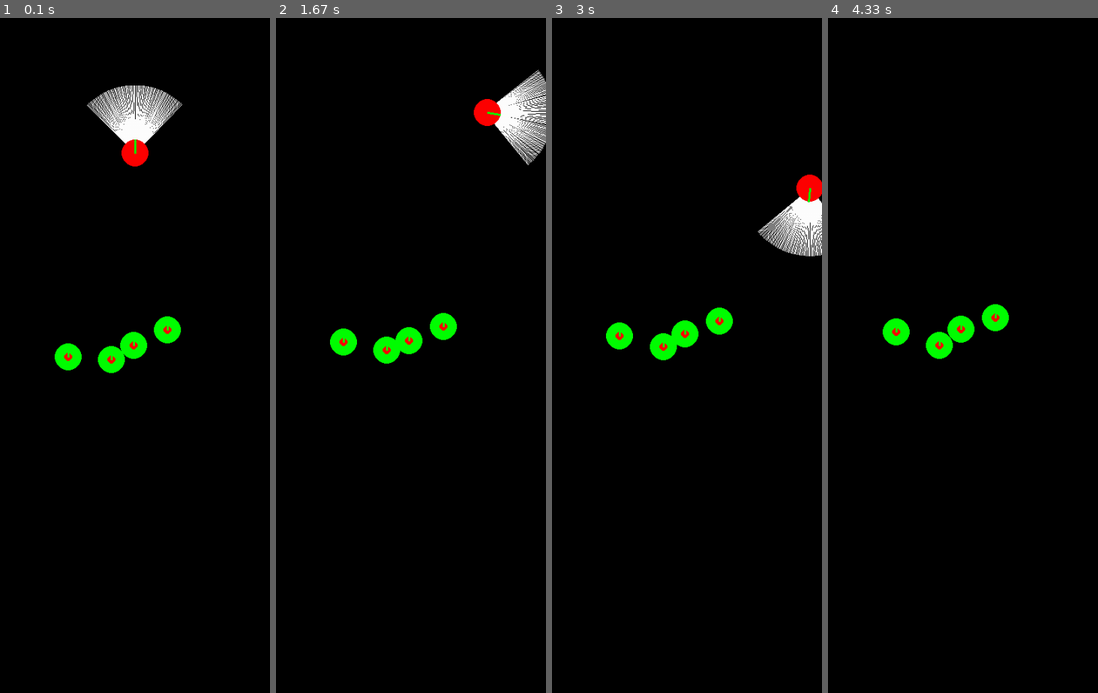
Above: before the commit, frames 1-4 (left to right).
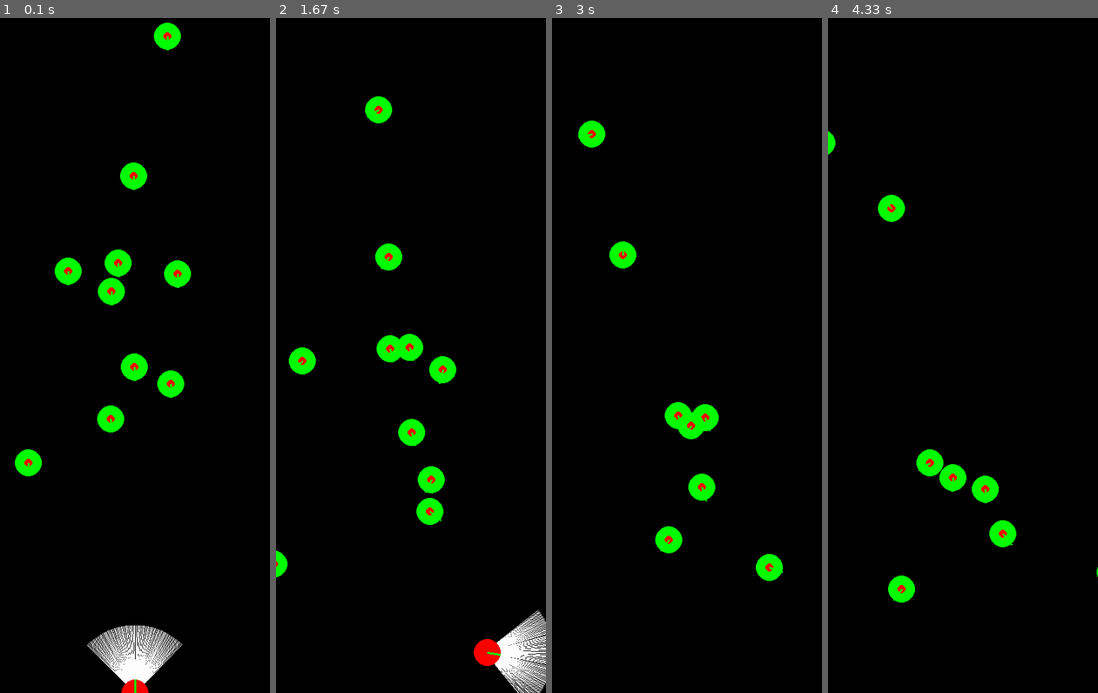
Above: after the commit, the same moments.

Repository: CEK19/Autonomous-Car
Game: pygame game, started from src/objectMovementDetection/main.py
Two runs of this game, one before a commit and one after it. Both use one fixed random seed, a clock stepped at 60 frames per second and the inputs below.
Inputs:
- Up to frame 1 (0.1 s): no input
- Up to frame 2 (1.67 s): hold D 0.33-0.8 s; hold W 0.83-1.3 s; hold D from 1.33 s (still down)
- Up to frame 3 (3 s): release D at 1.8 s; hold A 1.83-2.37 s; hold S 2.4-2.87 s; hold A from 2.9 s (still down)
- Up to frame 4 (4.33 s): release A at 3.37 s; hold W 3.4-3.87 s; hold D from 3.9 s (still down)

The runs differ from the first frame. In frame 1, 8.7% of the frame differs, in the area x 5-71%, y 0-100%; in frame 2, 7.4%; in frame 3, 5.4%; in frame 4, 3.3%.

Commit message:
#11 1/11/2022: update random for obstacle

Diff:
--- a/src/objectMovementDetection/const.py
+++ b/src/objectMovementDetection/const.py
@@ -1,7 +1,5 @@
-import imp
+import math
 
-
-import math
 
 class GameSettingParam:
     CAPTION = "Reinforcement Learning"
@@ -16,17 +14,11 @@
     ACCELERATION_FORWARD = 10
     ACCELERATION_ROTATE = 0.05
 
-    OBSTACLE_ACCELERATION_FORWARD = 10
-    OBSTACLE_ACCELERATION_ROTATE = 0.05
-
     WIDTH = 16
     HEIGHT = 30
 
-    INITIAL_X = 200
-    INITIAL_Y = 200
-
-    INITIAL_OBSTACLE_X = GameSettingParam.WIDTH//2
-    INITIAL_OBSTACLE_Y = GameSettingParam.HEIGHT//2
+    INITIAL_X = GameSettingParam.WIDTH//2
+    INITIAL_Y = GameSettingParam.HEIGHT
 
     MAX_VELOCITY = 200
     MAX_ROTATION_VELOCITY = 20
@@ -38,12 +30,17 @@
     RADIUS_LIDAR = 100
 
     INC_ROTATION_VELO = "INC_ROTATION_VELO"
-    DESC_ROTATION_VELO="DESC_ROTATION_VELO"
-    STOP="STOP"
-    INC_FORWARD_VELO="INC_FORWARD_VELO"
-    DESC_FORWARD_VELO="DESC_FORWARD_VELO"
+    DESC_ROTATION_VELO = "DESC_ROTATION_VELO"
+    STOP = "STOP"
+    INC_FORWARD_VELO = "INC_FORWARD_VELO"
+    DESC_FORWARD_VELO = "DESC_FORWARD_VELO"
 
-
+class ObstacleParam:
+    NUMBER_OF_OBSTACLES = 10
+    OBSTACLE_ACCELERATION_FORWARD = 50
+    OBSTACLE_ACCELERATION_ROTATE = 0.5
+    INITIAL_OBSTACLE_X = GameSettingParam.WIDTH//2
+    INITIAL_OBSTACLE_Y = 0
 class CustomColor:
     BLACK = (0, 0, 0)
     WHITE = (255, 255, 255)
--- a/src/objectMovementDetection/main.py
+++ b/src/objectMovementDetection/main.py
@@ -120,10 +120,18 @@
         super().__init__(maxVelocity=PlayerParam.MAX_VELOCITY,
                          maxRotationVelocity=PlayerParam.MAX_ROTATION_VELOCITY)
 
-        self.xPos, self.yPos = PlayerParam.INITIAL_OBSTACLE_X + random.randint(-int(0.8*PlayerParam.INITIAL_OBSTACLE_X), int(
-            0.8*PlayerParam.INITIAL_OBSTACLE_X)), PlayerParam.INITIAL_OBSTACLE_Y + random.randint(-40, 40)
+        self.xPos = ObstacleParam.INITIAL_OBSTACLE_X + random.randint(-int(0.8*ObstacleParam.INITIAL_OBSTACLE_X), int(
+            0.8*ObstacleParam.INITIAL_OBSTACLE_X))
+
+        self.yPos = ObstacleParam.INITIAL_OBSTACLE_Y + random.randint(0, int(
+            0.7*GameSettingParam.HEIGHT))
+
         self.circleRect = pygame.draw.circle(
             GLOBAL_SCREEN, CustomColor.GREEN, (self.xPos, self.yPos), PlayerParam.RADIUS_OBJECT)
+        self.currAngle = 0
+
+        # Is random ?
+        self.randomVelo = False
 
     def _playerInput(self):
         keys = [PlayerParam.INC_ROTATION_VELO,
@@ -131,21 +139,31 @@
                 PlayerParam.STOP,
                 PlayerParam.INC_FORWARD_VELO,
                 PlayerParam.DESC_FORWARD_VELO]
-        choosedKey = keys[random.choice(range(len(keys)))]
+        probs = [
+            0.1,
+            0.1,
+            0.1,
+            0.4,
+            0.3
+        ]
+
+        # choosedKey = keys[random.choice(range(len(keys)))]
+        randomIndex = random.choices(range(len(keys)), probs)[0]
+        choosedKey = keys[randomIndex]
 
         if choosedKey == PlayerParam.INC_ROTATION_VELO:
-            self.currRotationVelocity += PlayerParam.OBSTACLE_ACCELERATION_ROTATE
+            self.currRotationVelocity += ObstacleParam.OBSTACLE_ACCELERATION_ROTATE
         if choosedKey == PlayerParam.DESC_ROTATION_VELO:
-            self.currRotationVelocity -= PlayerParam.OBSTACLE_ACCELERATION_ROTATE
+            self.currRotationVelocity -= ObstacleParam.OBSTACLE_ACCELERATION_ROTATE
         if choosedKey == PlayerParam.STOP:
             self.currVelocity = 0
             self.currRotationVelocity = 0
         if choosedKey == PlayerParam.INC_FORWARD_VELO:
             self.currVelocity = min(
-                self.currVelocity + PlayerParam.OBSTACLE_ACCELERATION_FORWARD, self.maxVelocity)
+                self.currVelocity + ObstacleParam.OBSTACLE_ACCELERATION_FORWARD, self.maxVelocity)
         if choosedKey == PlayerParam.DESC_FORWARD_VELO:
             self.currVelocity = max(
-                self.currVelocity - PlayerParam.OBSTACLE_ACCELERATION_FORWARD, 0)
+                self.currVelocity - ObstacleParam.OBSTACLE_ACCELERATION_FORWARD, 0)
 
     def _rayCasting(self):
         pass
@@ -168,8 +186,6 @@
         pygame.draw.line(GLOBAL_SCREEN, CustomColor.GREEN, (self.xPos, self.yPos),
                          (self.xPos - math.sin(self.currAngle) * 20,
                           self.yPos + math.cos(self.currAngle) * 20), 3)
-
-
 # Game setting
 pygame.init()
 GLOBAL_SCREEN = pygame.display.set_mode(
@@ -180,7 +196,10 @@
 # Groups
 player = Player(maxVelocity=PlayerParam.MAX_VELOCITY,
                 maxRotationVelocity=PlayerParam.MAX_ROTATION_VELOCITY)
-obstacles = [Obstacle(), Obstacle(), Obstacle(), Obstacle()]
+obstacles = []
+for _ in range(ObstacleParam.NUMBER_OF_OBSTACLES):
+    obstacles.append(Obstacle())
+
 # Start game
 while True:
     GLOBAL_CLOCK.tick(GameSettingParam.FPS)
@@ -197,4 +216,3 @@
         obstacle.draw()
 
     pygame.display.flip()
-    pygame.display.update()
--- /dev/null
+++ b/src/objectMovementDetection/test.py
@@ -0,0 +1,9 @@
+class X:
+    def __init__(self, k) -> None:
+        self.k = k
+
+array = [X(1), X(2), X(3), X(4)]
+print(array)
+
+for idx in range(len(array)):
+    print(array[idx].k)
--- a/src/objectMovementDetection/utils.py
+++ b/src/objectMovementDetection/utils.py
@@ -1,6 +1,5 @@
 import pygame
 import math
-
 class Utils:
     @staticmethod
     def blit_rotate_center(win, image, top_left, angle):
